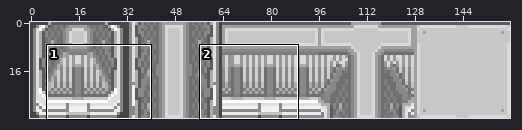
File history of a sprite sheet, modular_zubbers/icons/turf/walls/solid_wall_reinforced.png. Above: a wide view before the commit, with the close-up outlined.
Close-up. As it was:
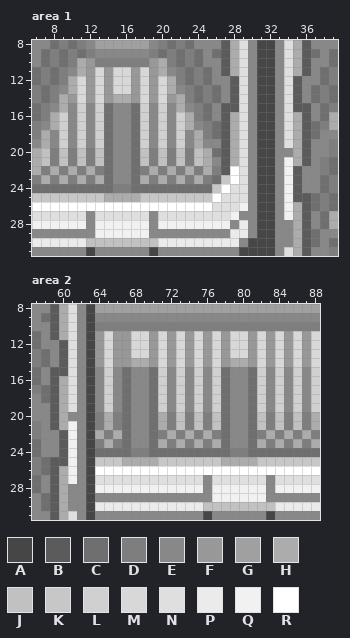
The file is 160x32 pixels. Colours within 5 levels of each other are drawn and written as one. Shown: area 1: x 6..39, y 8..31; area 2: x 57..88, y 8..31.
Palette (. is transparent): A #464646  B #5b5b5b  C #6f6f6f  D #7e7e7e  E #888888  F #989898  G #a0a0a0  H #acacac  J #c1c1c1  K #c7c7c7  L #d0d0d0  M #d8d8d8  N #dfdfdf  P #ebebeb  Q #f1f1f1  R #ffffff
Pixels before, area 1, first column x 6:
 8 EECDCDEGGGGGGEDCDCEEEBHNEAAENHBEEE
 9 ECDCDCDEEEEEEDCDCDCECBHNEAAENHBCEC
10 ECDCDHFDDDDDDFHDCDCEEBHNEAAENHBEEC
11 CDCDEHFMFMMFMFHEDCDCEBHNEAAENHBECD
12 CDCDHMFMFMMFMFMHDCDCEEBNEAAENBEECD
13 DCDEHMFMFMMFMFMHEDCDCEBNEAAENBECDC
14 DCDHFMFMFHHFMFMFHDCDCEBNEAAENBECDC
15 CDEHELELCEECLELEHEDCEBBNEAAENBBECD
16 CDHLELELCEECLELELHDCEBHNEAAENHBECH
17 DEHLELELCEECLELELHEDCBHNEAAENHBCDH
18 DHELELELCEECLELELEHDCBHNEAAENHBCEE
19 EHELELELCEECLELELEHEEBHNEAAENHBEED
20 HJDJDJDJCEECJDJDJDJHCBHNEAAEEHBEED
21 HJDJDJDJCEECJDJDJDJHEBHNEAAEQHBEDC
22 HDHDHDHDCEECDHDHDHDHDBRNEAAEQBEEDC
23 DHDHDHDHCEECHDHDHDHDCKRNEAAEQBEECD
24 CCCCCCCCCDDCCCCCCCCCKRNNEAAEQBEECD
25 KKKKKKKKHHHHKKKKKKKKRNNNEAAEQBBCDC
26 RRRRRRRRRRRRRRRRRRRRNNNQEAAEQHBCDC
27 NNNNNNENNNNNNENNNNNNNNQEEAAEQHBECH
28 QQQQQQEQQQQQQEQQQQQQQQEPEAAEEHBECH
29 EEEEEEEQQQQQQEEEEEEEEEPPEAAEEHBCEE
30 PPPPPPJJJJJJJJPPPPPPPPPEAAAEEHBCEC
31 EEEEEEAEEEEEEAEEEEEEEEEAAAAENHBEED
Pixels before, area 2, first column x 57:
 8 EEBHNEAGGGGGGGGGGGGGGGGGGGGGGGGG
 9 ECBHNEAEEEEEEEEEEEEEEEEEEEEEEEEE
10 EEBHNEADDDDDDDDDDDDDDDDDDDDDDDDD
11 CEBHNEAFMFFMMFMFMFMFMFMMFMFMFMFM
12 CEEBNEAFMFFMMFMFMFMFMFMMFMFMFMFM
13 DCEBNEAFMFFMMFMFMFMFMFMMFMFMFMFM
14 DCEBNEAFMFFHHFMFMFMFMFHHFMFMFMFM
15 CEBBNEAELECEECLELELELCEECLELELEL
16 CEBHNEAELECEECLELELELCEECLELELEL
17 DCBHNEAELECEECLELELELCEECLELELEL
18 ECBHNEAELECEECLELELELCEECLELELEL
19 EEBHNEAELECEECLELELELCEECLELELEL
20 EEBHEEADHDCEECHDJDJDJCEECJDJDJDH
21 DEBHQEADHDCEECHDJDJDJCEECJDJDJDH
22 DEEBQEAHDHCEECDHDHDHDCEECDHDHDHD
23 CEEBQEADHDCEECHDHDHDHCEECHDHDHDH
24 CEEBQEACCCCDDCCCCCCCCCDDCCCCCCCC
25 DCBBQEAKKKHHHHKKKKKKKHHHHKKKKKKK
26 DCBHQEARRRRRRRRRRRRRRRRRRRRRRRRR
27 CEBHQEANNNNNNNNNNNNENNNNNNENNNNN
28 CEBHEEAQQQQQQQQQQQQEQQQQQQEQQQQQ
29 ECBHEEAEEEEEEEEEEEEEQQQQQQEEEEEE
30 ECBHEEAPPPPPPPPPPPPJJJJJJJJPPPPP
31 EEBHNEAEEEEEEEEEEEEAEEEEEEAEEEEE
The same view after the edit:
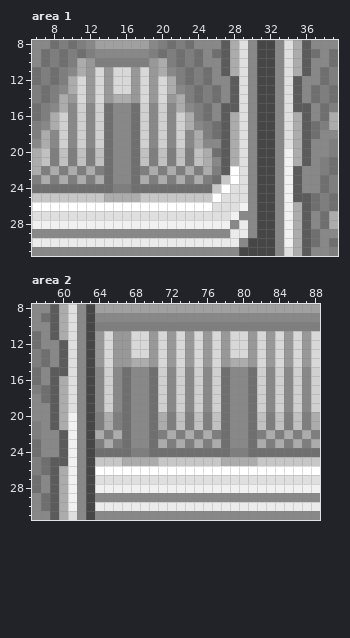
Diff:
{"where": "area 1"}
{"y":20,"x":34,"old":"E","new":"Q"}
{"y":27,"x":12,"old":"E","new":"N"}
{"y":27,"x":19,"old":"E","new":"N"}
{"y":28,"x":12,"old":"E","new":"Q"}
{"y":28,"x":19,"old":"E","new":"Q"}
{"y":28,"x":34,"old":"E","new":"Q"}
{"y":29,"x":13,"old":"QQQQQQ","new":"EEEEEE"}
{"y":29,"x":34,"old":"E","new":"Q"}
{"y":30,"x":12,"old":"JJJJJJJJ","new":"PPPPPPPP"}
{"y":30,"x":34,"old":"E","new":"Q"}
{"y":31,"x":12,"old":"A","new":"E"}
{"y":31,"x":19,"old":"A","new":"E"}
{"where": "area 2"}
{"y":20,"x":61,"old":"E","new":"Q"}
{"y":27,"x":76,"old":"E","new":"N"}
{"y":27,"x":83,"old":"E","new":"N"}
{"y":28,"x":61,"old":"E","new":"Q"}
{"y":28,"x":76,"old":"E","new":"Q"}
{"y":28,"x":83,"old":"E","new":"Q"}
{"y":29,"x":61,"old":"E","new":"Q"}
{"y":29,"x":77,"old":"QQQQQQ","new":"EEEEEE"}
{"y":30,"x":61,"old":"E","new":"Q"}
{"y":30,"x":76,"old":"JJJJJJJJ","new":"PPPPPPPP"}
{"y":31,"x":76,"old":"A","new":"E"}
{"y":31,"x":83,"old":"A","new":"E"}
